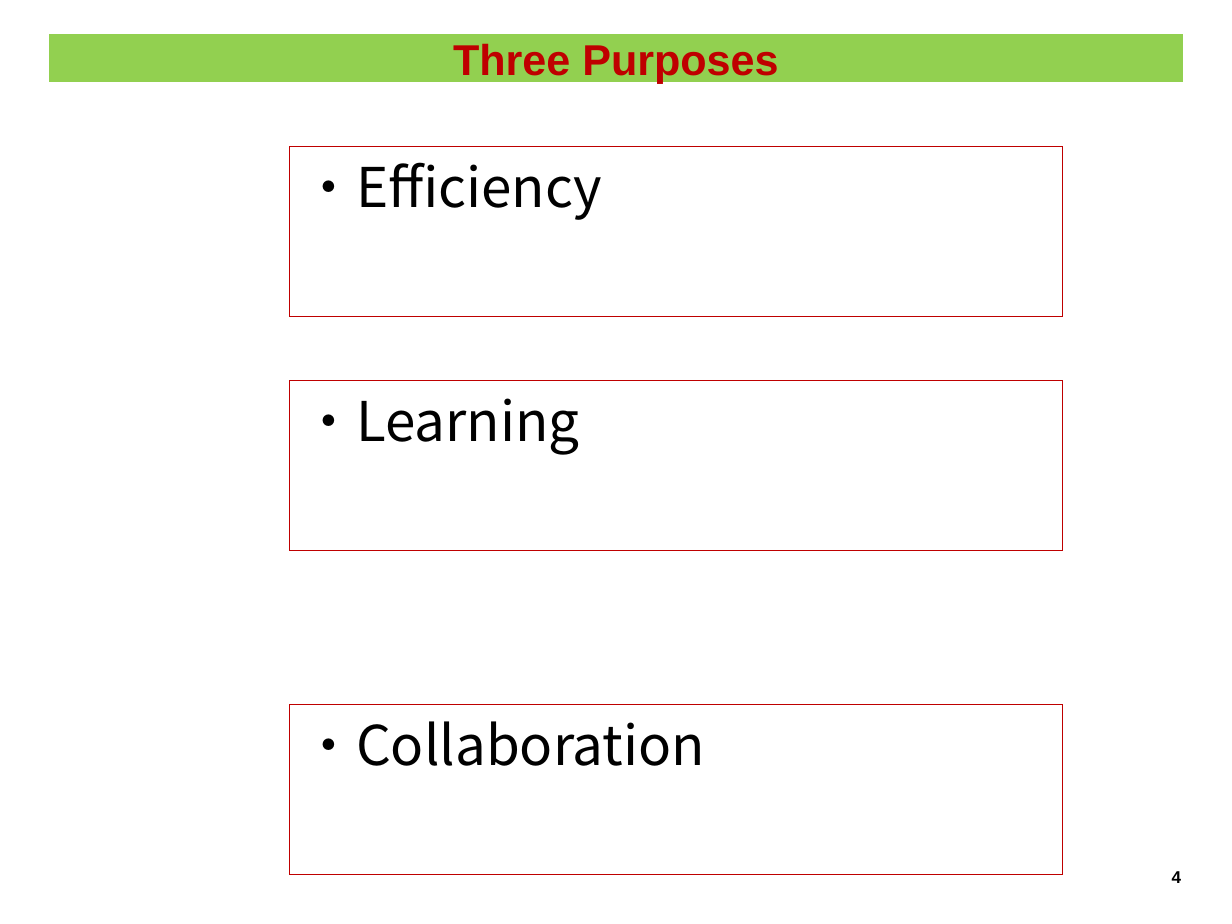
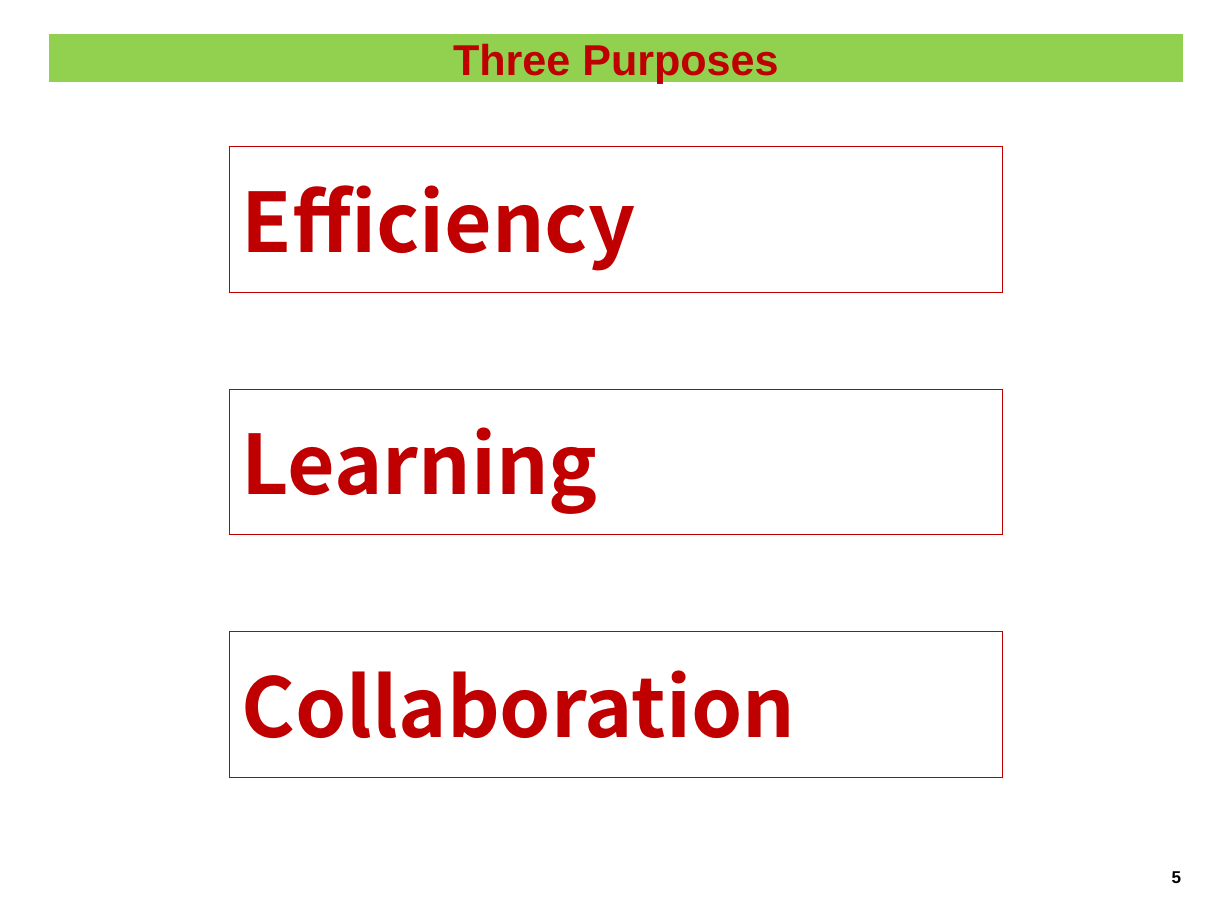
Before and after one commit to hageyahhoo/agile2014, a slide deck: slide 5 of presentations/TechnologyDrivenDevelopment.pptx (slide 4 before the commit). Drawn at 1232x924 pixels with LibreOffice and Linux fonts; fonts in the diff are those of the drawing; background and template pictures are left out. Boxes give left, top, right and bottom in pixels: in the first picture for what was removed or moved away, otherwise in the second. Text is boxed around its words. In the diff, an @@ line names an element or a change of style, - is before the commit and + after.

Commit message:
2014-07-03

```diff
--- a/presentations/TechnologyDrivenDevelopment.pptx
+++ b/presentations/TechnologyDrivenDevelopment.pptx
@@ rectangle "Efficiency": place and size @@
-rectangle "Efficiency" at bbox=[290, 147, 1063, 317]
+rectangle "Efficiency" at bbox=[229, 147, 1003, 292]
@@ text in rectangle at bbox=[242, 185, 636, 271]: text changed; size 32 to 48 pt; text colour #000000 to #C00000; bold on @@
-・Efficiency
+Efficiency
@@ rectangle "Learning": place and size @@
-rectangle "Learning" at bbox=[290, 381, 1063, 551]
+rectangle "Learning" at bbox=[229, 389, 1003, 535]
@@ text in rectangle at bbox=[242, 427, 598, 514]: text changed; size 32 to 48 pt; text colour #000000 to #C00000; bold on @@
-・Learning
+Learning
@@ vertical alignment top to middle in 3 elements at bbox=[229, 389, 1003, 535], bbox=[229, 147, 1003, 292], bbox=[229, 632, 1003, 777] @@
@@ rectangle "Collaboration": place and size @@
-rectangle "Collaboration" at bbox=[290, 705, 1063, 875]
+rectangle "Collaboration" at bbox=[229, 632, 1003, 777]
@@ text in rectangle at bbox=[242, 670, 796, 738]: text changed; size 32 to 48 pt; text colour #000000 to #C00000; bold on @@
-・Collaboration
+Collaboration
@@ page number at bbox=[1172, 871, 1182, 883]: text changed @@
-4
+5
```
Also in this commit, not shown: 1 other slide changed, 2 slides added, 1 slide removed.
